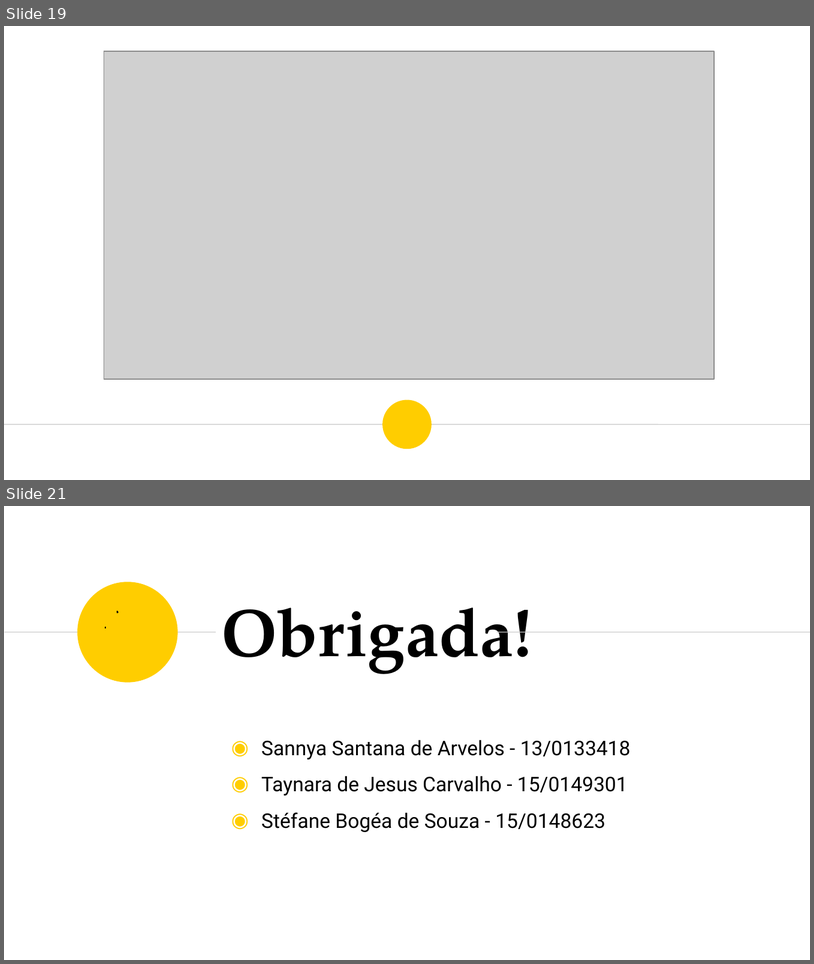
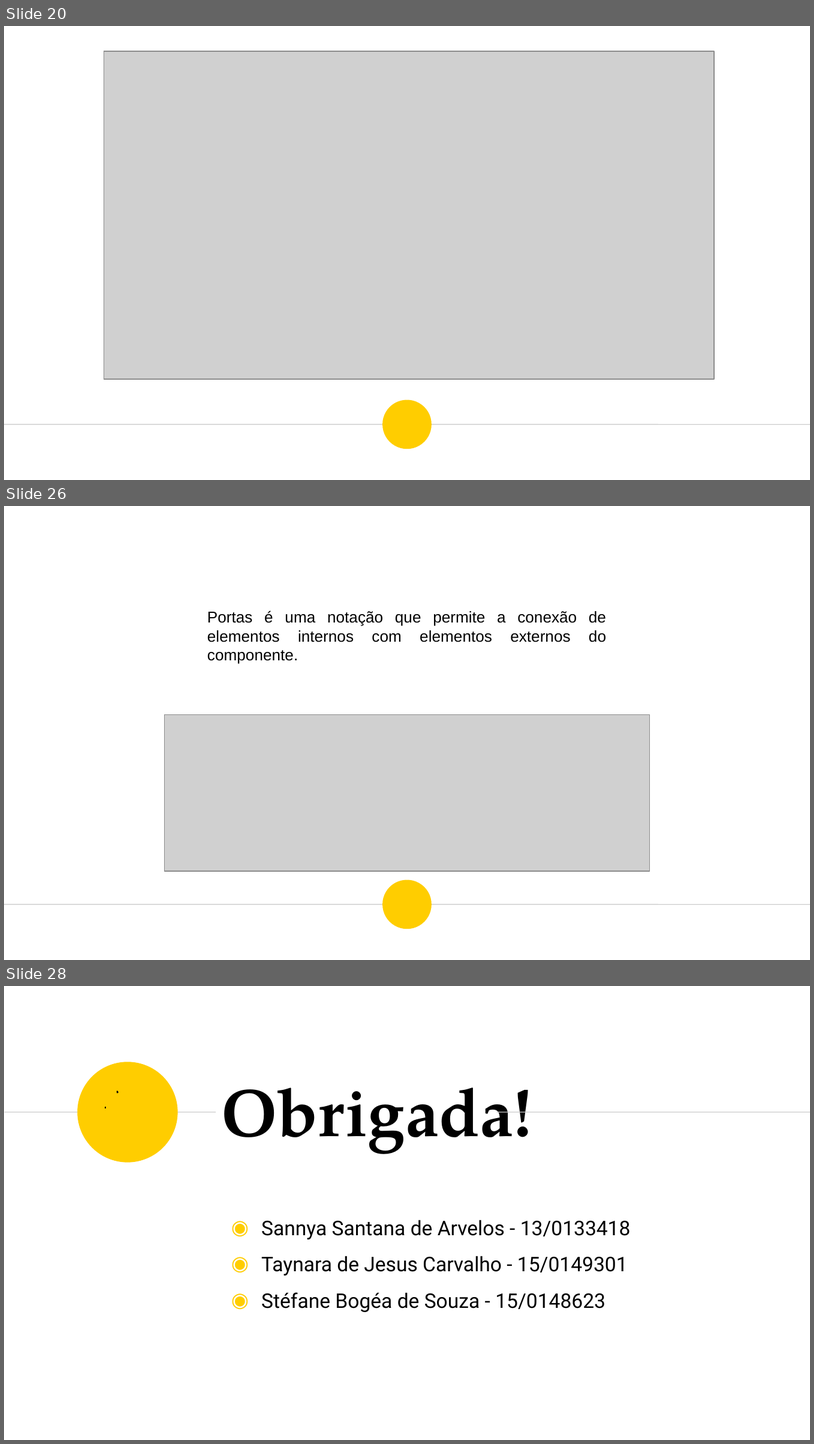
Before and after one commit to fga-eps-mds/A-Disciplina-MDS-EPS, a slide deck: MDS_Material/Diagrama_Componentes/Diagrama de Componentes - Apresentacao.odp. Shown one above the other, each under a label of ours: slides 19 and 21 before the commit, slides 20, 26 and 28 after it; the slides between them are not shown. The pictures are 814x964 and 814x1444 pixels, drawn with LibreOffice and Linux fonts; fonts in the diff are those of the drawing; grey boxes stand for pictures. Boxes give left, top, right and bottom in pixels: in the first picture for what was removed or moved away, otherwise in the second. Text is boxed around its words. In the diff, an @@ line names an element or a change of style, - is before the commit and + after.

```diff
--- a/MDS_Material/Diagrama_Componentes/Diagrama de Componentes - Apresentacao.odp
+++ b/MDS_Material/Diagrama_Componentes/Diagrama de Componentes - Apresentacao.odp
@@ slide 26 added at [4,506,810,960], background #FFFFFF; not listed: 2 template elements that a slide beside it also shows @@
@@ text added at [207,610,606,664], 14 pt, text #000000 @@
+Portas é uma notação que permite a conexão de elementos internos com elementos externos do componente.
@@ picture added at [164,715,650,871] @@
@@ what was slide 19 is now slide 20 @@
@@ what was slide 21 is now slide 28 @@
```
Also in this commit, not shown: 1 slide changed, 6 other slides added.
